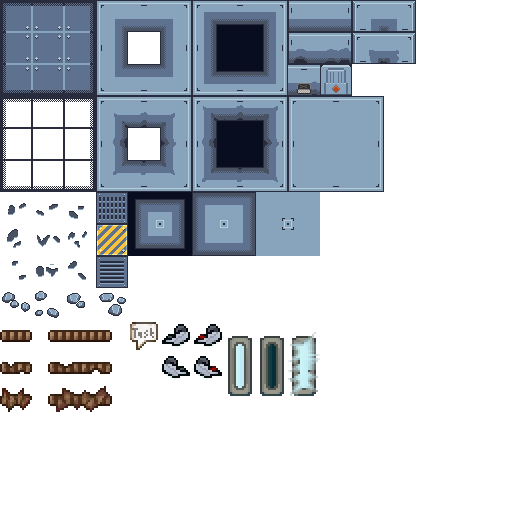
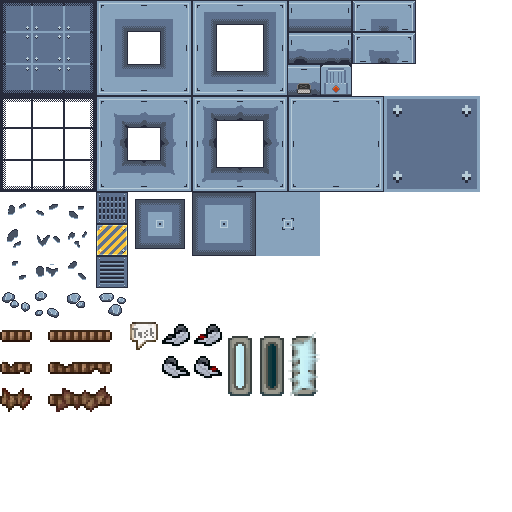
Revision of a layered 512px x 512px image; what changed, layer by layer:
painted on "TileSet v1.0.png" over 128, 25, 480, 256
